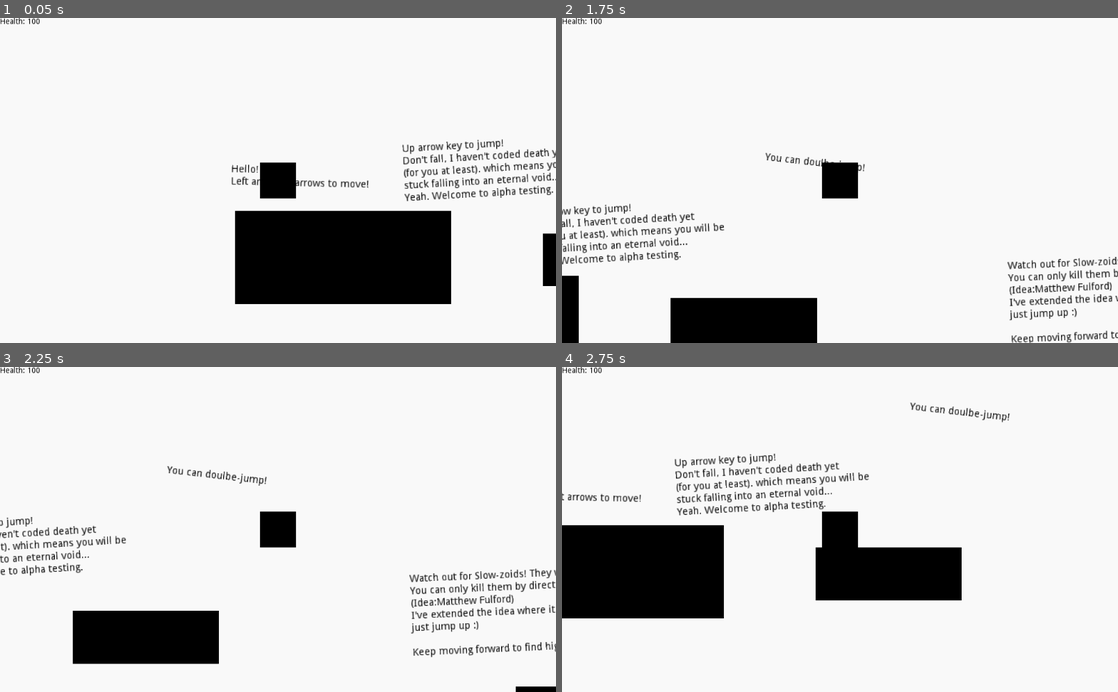
Above: before the commit, frames 1-4 (two rows, left to right).
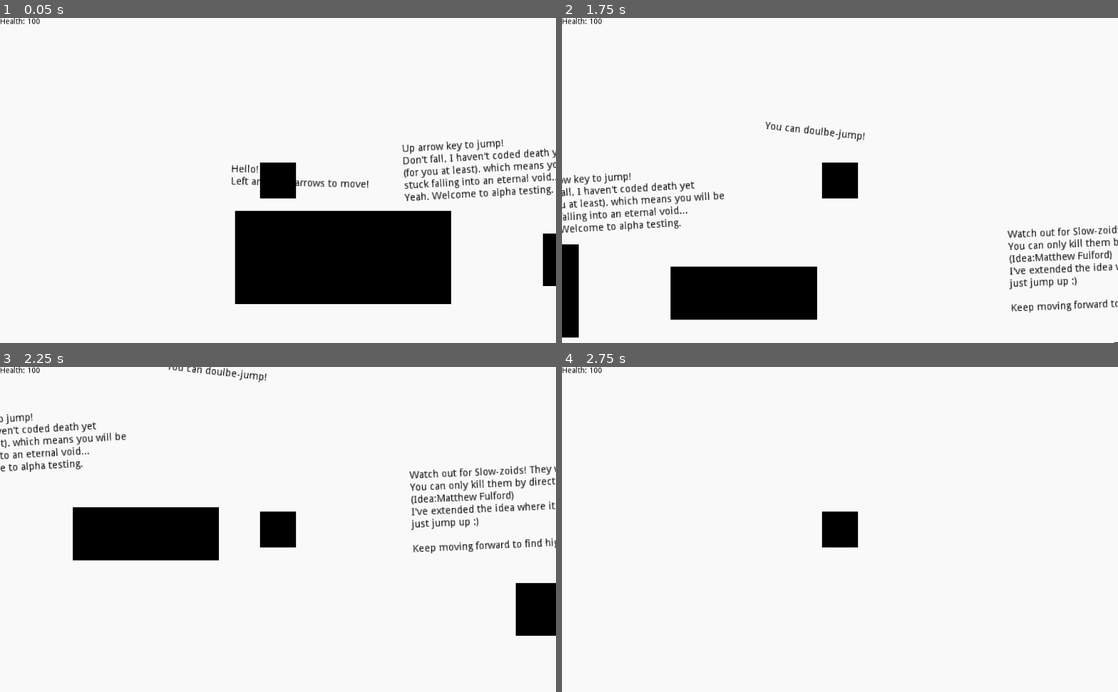
Above: after the commit, the same moments.

Repository: RavenJFelix/Square
Game: Godot game, scene res://levelz/level_0/level_0.tscn
Two runs of this game, one before a commit and one after it. Both use one fixed random seed, a clock stepped at 60 frames per second and the inputs below.
Inputs:
- Up to frame 1 (0.05 s): no input
- Up to frame 2 (1.75 s): tap Enter at 0.5 s; hold Up (ui_up) 0.53-1.28 s; hold Right (ui_right) from 0.53 s (still down); tap Up (ui_up) at 1.35, 1.52 s
- Up to frame 3 (2.25 s): tap Up (ui_up) at 1.82 s; release Right (ui_right) at 2.03 s; hold Left (ui_left) from 2.03 s (still down); hold Up (ui_up) from 2.03 s (still down)
- Up to frame 4 (2.75 s): keep holding Left (ui_left); keep holding Up (ui_up)

Frame 1 is identical in both runs. In frame 2, 10% of the frame differs, in the area x 0-100%, y 31-100%; in frame 3, 15%, in the area x 0-100%, y 0-100%; in frame 4, 15%.

Commit message:
Improve player collisions

Diff:
--- a/entity/pc/player/player.gd
+++ b/entity/pc/player/player.gd
@@ -7,7 +7,7 @@
 export var climb_speed = 300
 export var JUMP_POWER = 470
 export var speed = 500
-export var max_jumps = 2
+export var max_jumps = 1
 export var speed_mult = 1.0
 
 export var health = 100
@@ -115,7 +115,7 @@
 		consecutive_jumps += 1
 		set_safe_margin(0.001)
 		in_air = 1
-		set_safe_margin(0.002)
+		set_safe_margin(0.01)
 	# Lateral Motion
 	if Input.is_action_pressed("ui_left"):
 		motion.x = -speed * speed_mult
--- a/entity/pc/player/player.tscn
+++ b/entity/pc/player/player.tscn
@@ -7,7 +7,7 @@
 extents = Vector2( 5, 5 )
 
 [node name="KinematicBody2D" type="KinematicBody2D"]
-collision/safe_margin = 0.002
+collision/safe_margin = 0.01
 script = ExtResource( 1 )
 
 [node name="CollisionShape2D" type="CollisionShape2D" parent="."]
